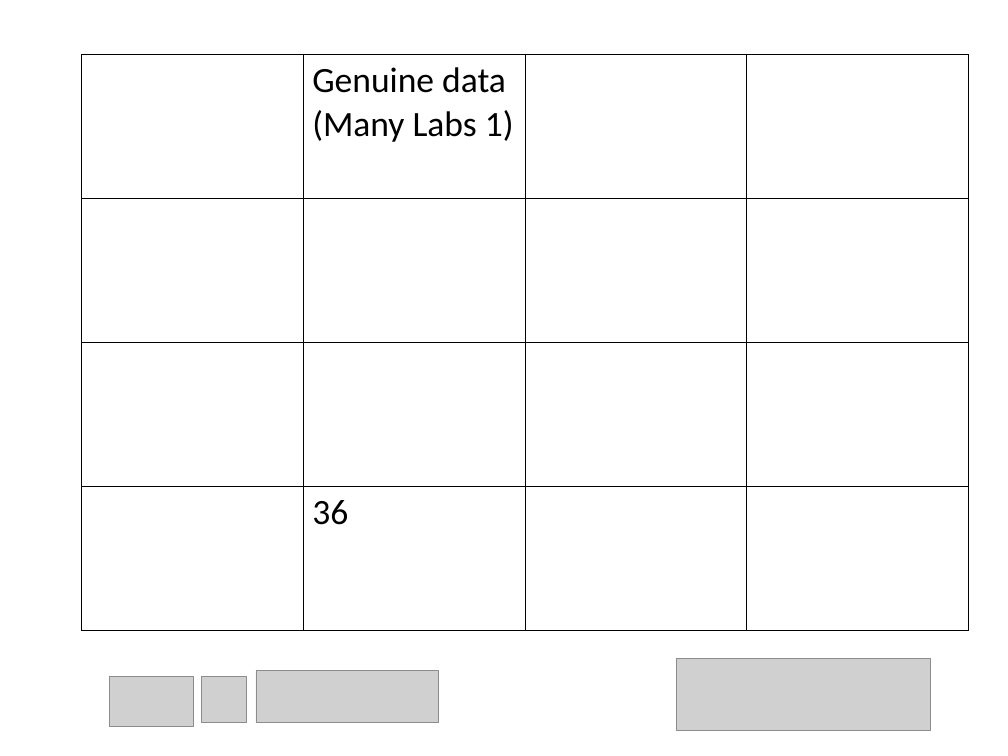
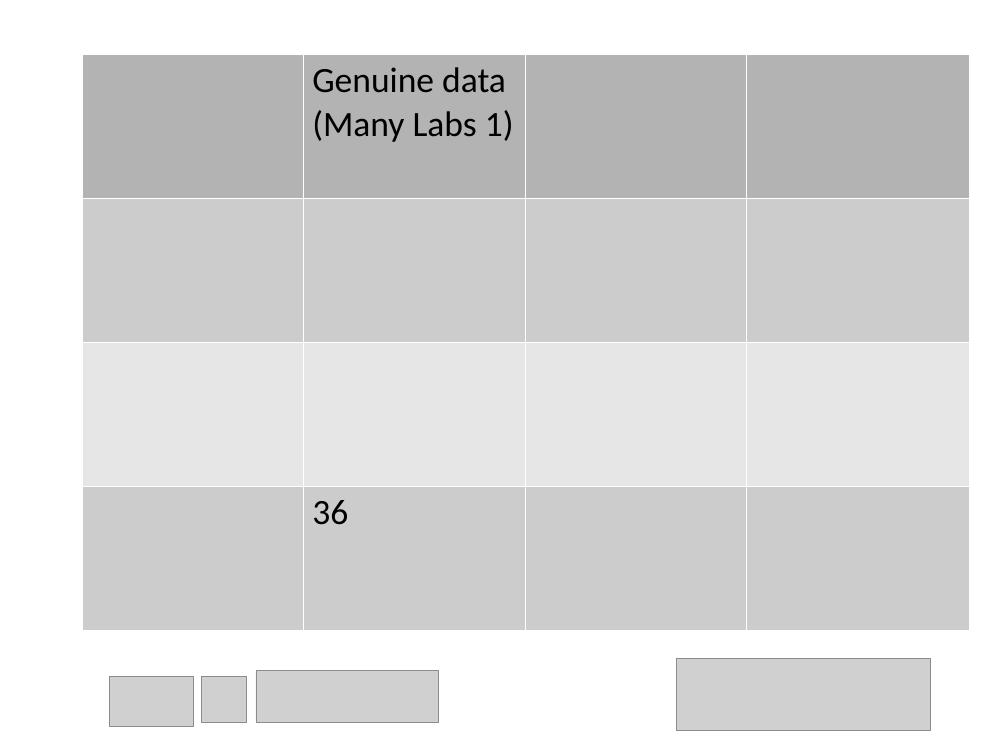
Before and after one commit to chartgerink/talks, a slide deck: slide 23 of 2015_2016/20160529 aps/how_to_detect_data_fab.odp. Drawn at 1008x756 pixels with LibreOffice and Linux fonts; fonts in the diff are those of the drawing; grey boxes stand for pictures. Boxes give left, top, right and bottom in pixels: in the first picture for what was removed or moved away, otherwise in the second. Text is boxed around its words. In the diff, an @@ line names an element or a change of style, - is before the commit and + after.

```diff
--- a/2015_2016/20160529 aps/how_to_detect_data_fab.odp
+++ b/2015_2016/20160529 aps/how_to_detect_data_fab.odp
@@ table at box(81, 54, 968, 630) @@
@@ fill none to #B3B3B3 in row 1, column 2 @@
@@ fill none to #CCCCCC in row 4, column 2 @@
@@ borders changed @@
```
Also in this commit, not shown: 16 other slides changed, 3 slides added, 3 slides removed, 1 other file.
